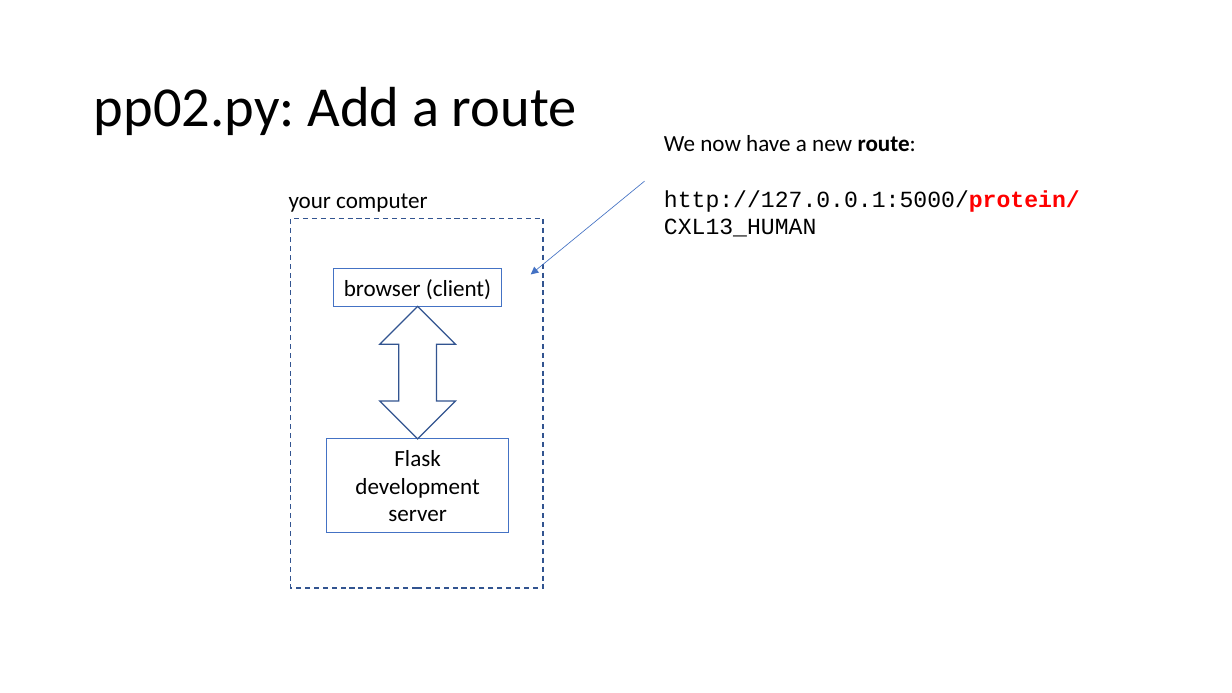
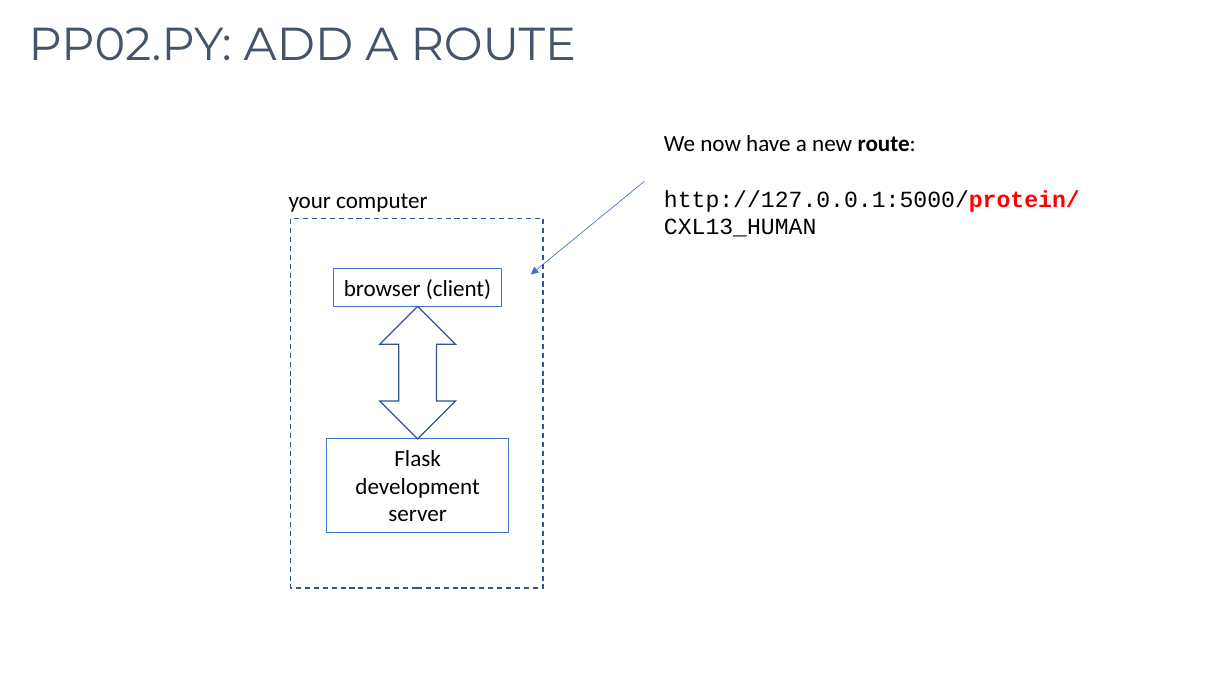
Before and after one commit to conradbessant/webintro, a slide deck: slide 4 of explanation.pptx. Drawn at 1232x693 pixels with LibreOffice and Linux fonts; fonts in the diff are those of the drawing. Boxes give left, top, right and bottom in pixels: in the first picture for what was removed or moved away, otherwise in the second. Text is boxed around its words. In the diff, an @@ line names an element or a change of style, - is before the commit and + after.

```diff
--- a/explanation.pptx
+++ b/explanation.pptx
@@ title "PP02.PY: ADD A ROUTE" at [29,27,577,61]: vertical alignment middle to top @@
@@ title at [29,27,577,61]: text changed; size 44 to 36 pt; font Calibri to Montserrat; text colour #000000 to #44546A @@
-pp02.py: Add a route
+PP02.PY: ADD A ROUTE
```
Also in this commit, not shown: 7 other slides changed, 6 other files.
